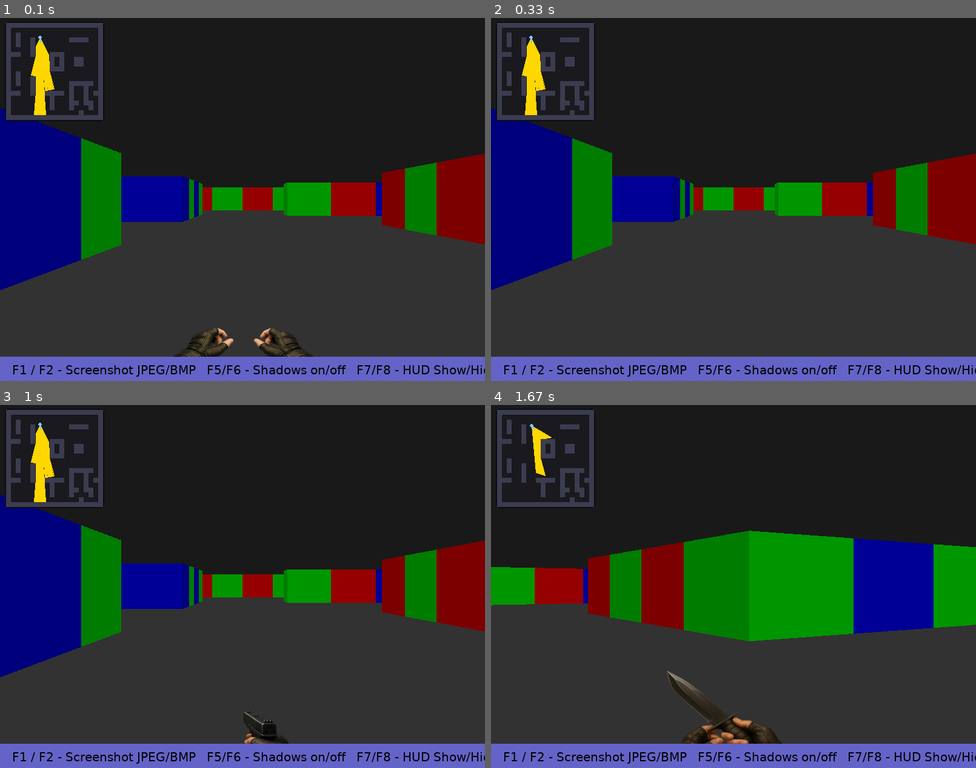
Above: before the commit, frames 1-4 (two rows, left to right).
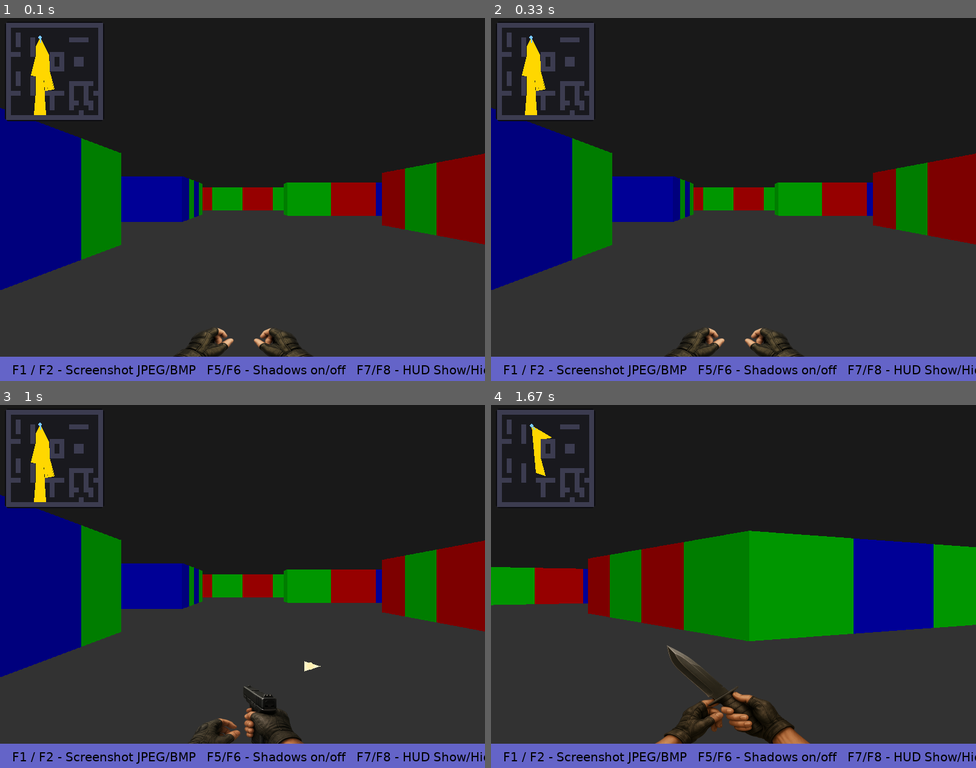
Above: after the commit, the same moments.

Repository: kay30kim/3DGame
Game: pygame game, started from raycasting1.py
Two runs of this game, one before a commit and one after it. Both use one fixed random seed, a clock stepped at 60 frames per second and the inputs below.
Inputs (mouse positions are in pixels of both pictures, inside the frame that each line leads up to):
- Up to frame 1 (0.1 s): no input
- Up to frame 2 (0.33 s): no input
- Up to frame 3 (1 s): tap 2 at 0.33 s; click (223, 601) at 0.72 s
- Up to frame 4 (1.67 s): hold Right 1-1.47 s; tap 1 at 1.15 s; hold Up from 1.5 s (still down); tap 3 at 1.65 s

Frame 1 is identical in both runs. In frame 2, 0.8% of the frame differs, in the area x 35-65%, y 85-94%; in frame 3, 1.1%; in frame 4, 2.8%, in the area x 33-66%, y 66-94%.

Commit message:
enable animation

Diff:
--- a/raycasting1.py
+++ b/raycasting1.py
@@ -157,14 +157,60 @@
     screen.blit(surf, rect)
     return rect
 
-def animation_offset(weapon):
-    p = random.randint(-5, 5)
-    dx = 0
-    dy = -int(14 * _ease_out_quad(p))
-    return dx, dy
-
-def _ease_out_quad(x: float) -> float:
-    return 1.0 - (1.0 - x) * (1.0 - x)
+def trigger_attack(weapon, state):
+    if state.get("mode", "idle") == "idle" and state.get("cooldown", 0.0) <= 0.0:
+        if weapon == "gun":
+            state["mode"] = "attack"
+            state["t"] = 0.0
+            state["dur"] = 0.10      # 공격 애니 길이
+            state["cooldown"] = 0.20 # 쿨다운
+        elif weapon == "knife":
+            state["mode"] = "attack"
+            state["t"] = 0.0
+            state["dur"] = 0.20
+            state["cooldown"] = 0.30
+
+
+def animation_offset(weapon, state):
+    dur = state.get("dur", 0.1)
+    p = max(0.0, min(1.0, state.get("t", 0.0) / (dur if dur > 0 else 0.1)))
+    flash = False
+    if weapon == "knife":
+        dx = int(14 *  math.sin(p * math.pi))
+        dy = int(8  *  math.sin(p * math.pi))
+    elif weapon == "gun":
+        dx = 0
+        dy = -int(10 * math.sin(p * math.pi))
+        flash = (state.get("t", 0.0) < min(0.05, dur * 0.45))  # <- 키 에러 방지
+    else:  # hands
+        dx = 0
+        dy = -int(10 * math.sin(p * math.pi))
+    return dx, dy, flash, p
+
+# def _ease_out_quad(x: float) -> float:
+#     return 1.0 - (1.0 - x) * (1.0 - x)
+
+def update_weapon_state(weapon, state, dt):
+    if state.get("cooldown", 0.0) > 0.0:
+        state["cooldown"] -= dt
+    if state.get("mode", "idle") == "attack":
+        state["t"] += dt
+        dur = state.get("dur")
+        if state["t"] >= dur:
+            state["mode"] = "idle"
+            state["t"] = 0.0
+
+def draw_muzzle_flash(screen, weapon_rect):
+    mx = weapon_rect.right - int(weapon_rect.width * 0.12)
+    my = weapon_rect.top   + int(weapon_rect.height * 0.20)
+
+    poly = [
+        (mx, my - 8),
+        (mx + 26, my),
+        (mx, my + 8)
+    ]
+    pygame.draw.polygon(screen, (255, 245, 200), poly)
+    pygame.draw.circle(screen, (255, 240, 180), (mx + 10, my), 6)
 
 def main():
     pygame.init()
@@ -180,6 +226,11 @@
     screen = pygame.display.set_mode((WIDTH, HEIGHT))
     pygame.display.set_caption("PyRay - Python Raycasting Engine (v0.03)")
 
+    # Animation
+    # weapon_phase = 0.0
+    weapon_state = {"mode":"idle", "t":0.0, "cooldown":0.0, "dur":0.0}
+    clock = pygame.time.Clock()
+
     showShadow = True
     showHUD = True
 
@@ -212,6 +263,7 @@
         # Catches user input
         # Sets keys[key] to True or False
         # keys = pygame.key.get_pressed()
+        dt = clock.tick(60) / 1000.0
         for event in pygame.event.get():
             if event.type == KEYDOWN:
                 if event.key == K_ESCAPE:
@@ -225,6 +277,8 @@
                     weapon = "knife"
                 # elif event.key == K_SPACE:
                 # keys[event.key] = True
+            if event.type == MOUSEBUTTONDOWN and event.button == 1:
+                trigger_attack(weapon, weapon_state)
             # elif event.type == KEYUP:
             #     keys[event.key] = False
         # Checks with keys are pressed by the user
@@ -241,6 +295,8 @@
             oldPlaneX = planeX
             planeX = planeX * ITGM[COS] - planeY * ITGM[SIN]
             planeY = oldPlaneX * ITGM[SIN] + planeY * ITGM[COS]
+            # dx, dy = animation_offset(weapon)
+
 
 
         if keys[K_RIGHT]:
@@ -250,6 +306,7 @@
             oldPlaneX = planeX
             planeX = planeX * TGM[COS] - planeY * TGM[SIN]
             planeY = oldPlaneX * TGM[SIN] + planeY * TGM[COS]
+            # dx, dy = animation_offset(weapon)
 
 
         if keys[K_UP]:
@@ -257,6 +314,7 @@
                 positionX += directionX * MOVESPEED
             if not worldMap[int(positionX)][int(positionY + directionY * MOVESPEED)]:
                 positionY += directionY * MOVESPEED
+            # dx, dy = animation_offset(weapon)
 
 
         if keys[K_DOWN]:
@@ -264,6 +322,7 @@
                 positionX -= directionX * MOVESPEED
             if not worldMap[int(positionX)][int(positionY - directionY * MOVESPEED)]:
                 positionY -= directionY * MOVESPEED
+            # dx, dy = animation_offset(weapon)
 
 
         if keys[K_F1]:
@@ -292,6 +351,8 @@
             showHUD = False
             print("K_F8:", keys[K_F8])
 
+        # Animation State update
+        update_weapon_state(weapon, weapon_state, dt)
 
         # Draws roof and floor
         screen.fill((25,25,25))
@@ -386,9 +447,12 @@
             column += 2
             rays_for_minimap.append( (perpWallDistance, (rayDirectionX, rayDirectionY)) )
         draw_minimap(screen, worldMap, positionX, positionY, directionX, directionY, rays_for_minimap)
-        dx, dy = animation_offset(weapon)
-        draw_weapon(screen, weapon_assets, weapon, (dx, dy))
-
+        dx, dy, flash_on, p = animation_offset(weapon, weapon_state)  # <- state 전달
+        rect = draw_weapon(screen, weapon_assets, weapon, (dx, dy))
+
+        # 플래시 그리기
+        if weapon == "gun" and flash_on:
+            draw_muzzle_flash(screen, rect)
 
         # Drawing HUD if showHUD is True
         if showHUD:
